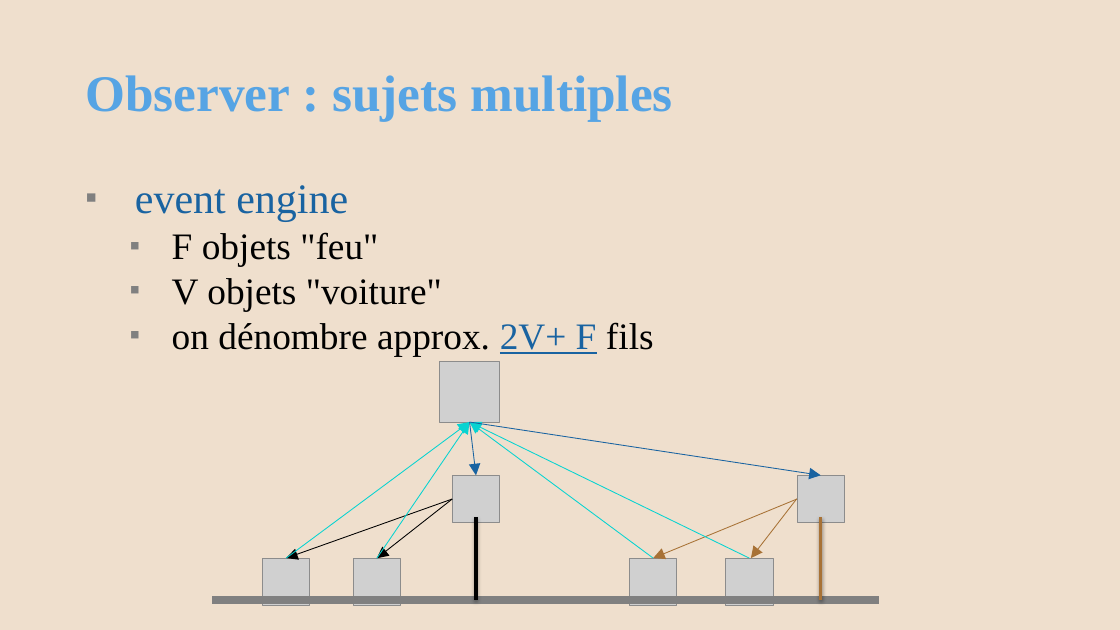
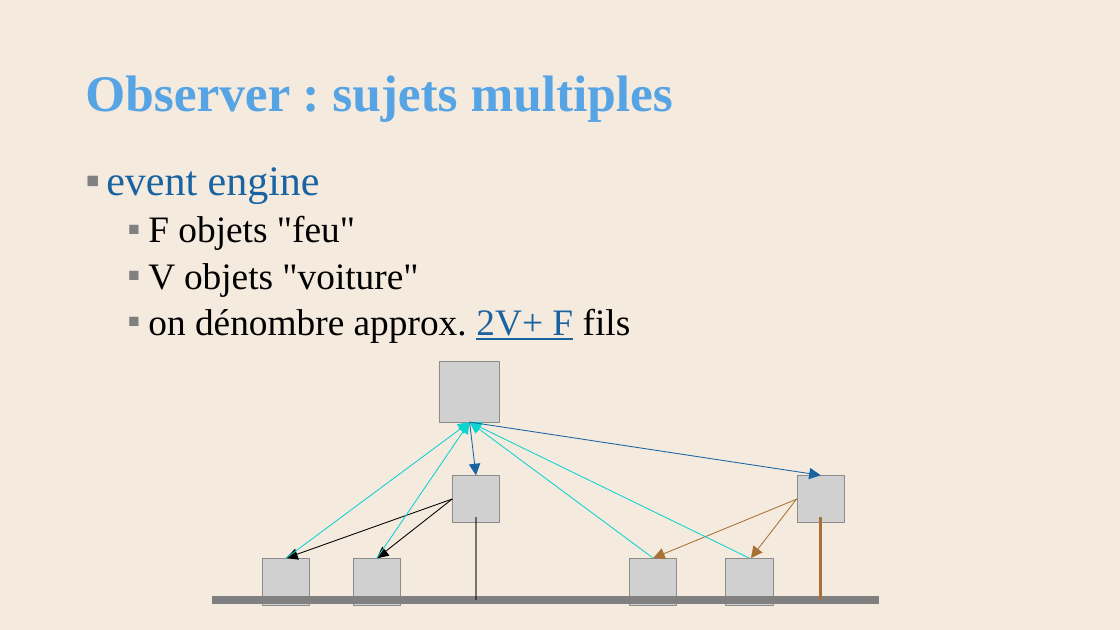
Before and after one commit to AlainWafflard/4IPO3, a slide deck: slide 53 of syllabus/17-POO-design-pattern/17_syllabus.pptx. Drawn at 1120x630 pixels with LibreOffice and Linux fonts; fonts in the diff are those of the drawing; grey boxes stand for pictures; background and template pictures are left out. Boxes give left, top, right and bottom in pixels: in the first picture for what was removed or moved away, otherwise in the second. Text is boxed around its words. In the diff, an @@ line names an element or a change of style, - is before the commit and + after.

```diff
--- a/syllabus/17-POO-design-pattern/17_syllabus.pptx
+++ b/syllabus/17-POO-design-pattern/17_syllabus.pptx
@@ background #EFDFCD to #F5EADE @@
@@ text "event engine": place and size @@
-text "event engine" at (135,185,654,356)
+text "event engine" at (106,167,631,342)
@@ text "event engine" at (106,167,631,342): indent changed; line spacing 1 to 0.9; more space between paragraphs @@
@@ arrow (470, 422) - (287, 558): stroke #08D3D1 0.75 pt to #0DD3D1 0.75 pt @@
@@ arrow (470, 422) - (377, 559): stroke #08D3D1 0.75 pt to #0DD3D1 0.75 pt @@
@@ arrow (470, 422) - (749, 558): stroke #08D3D1 0.75 pt to #0DD3D1 0.75 pt @@
@@ arrow (470, 422) - (654, 558): stroke #08D3D1 0.75 pt to #0DD3D1 0.75 pt @@
@@ line (476, 518) - (476, 600): stroke #000000 3 pt to #000000 1.35 pt @@
```
Also in this commit, not shown: 67 other slides changed, 33 other files.
